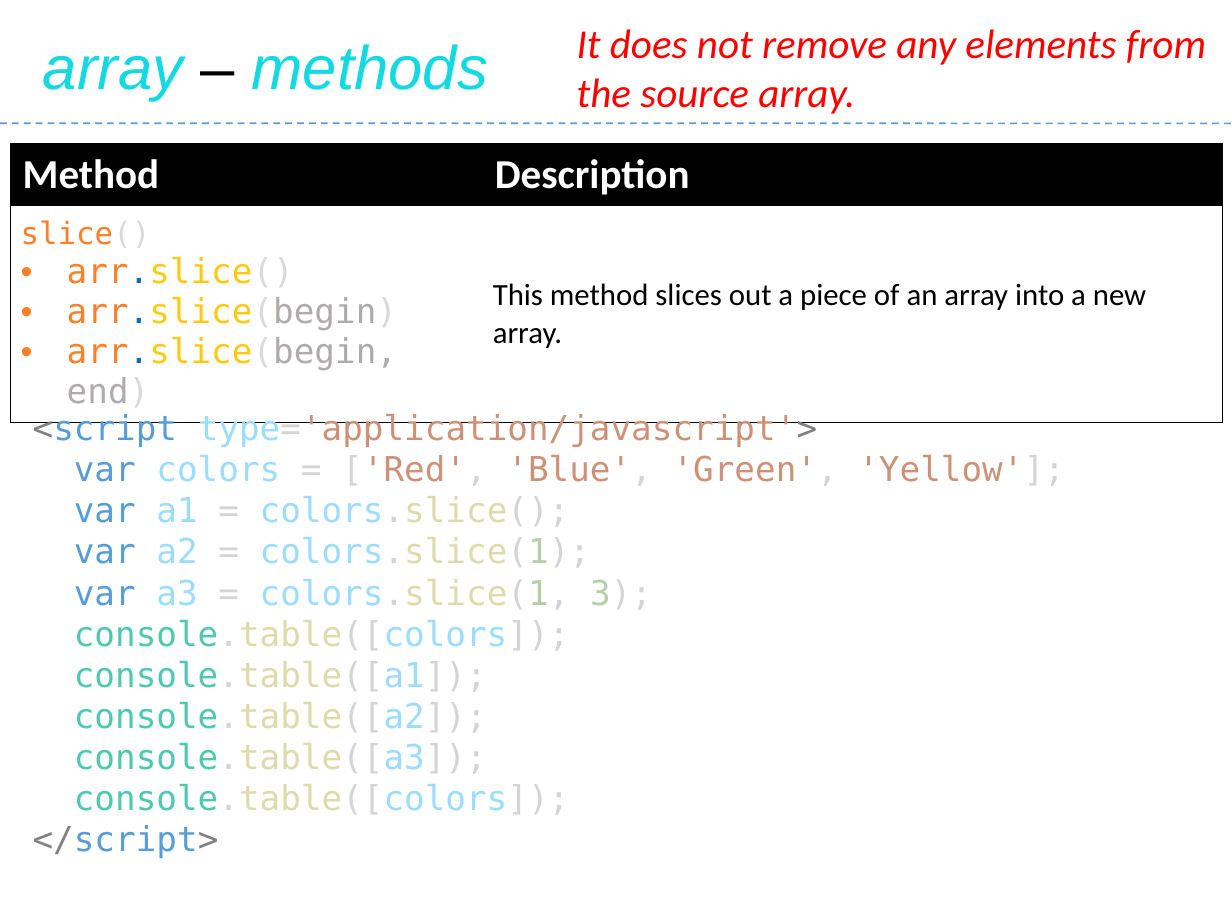
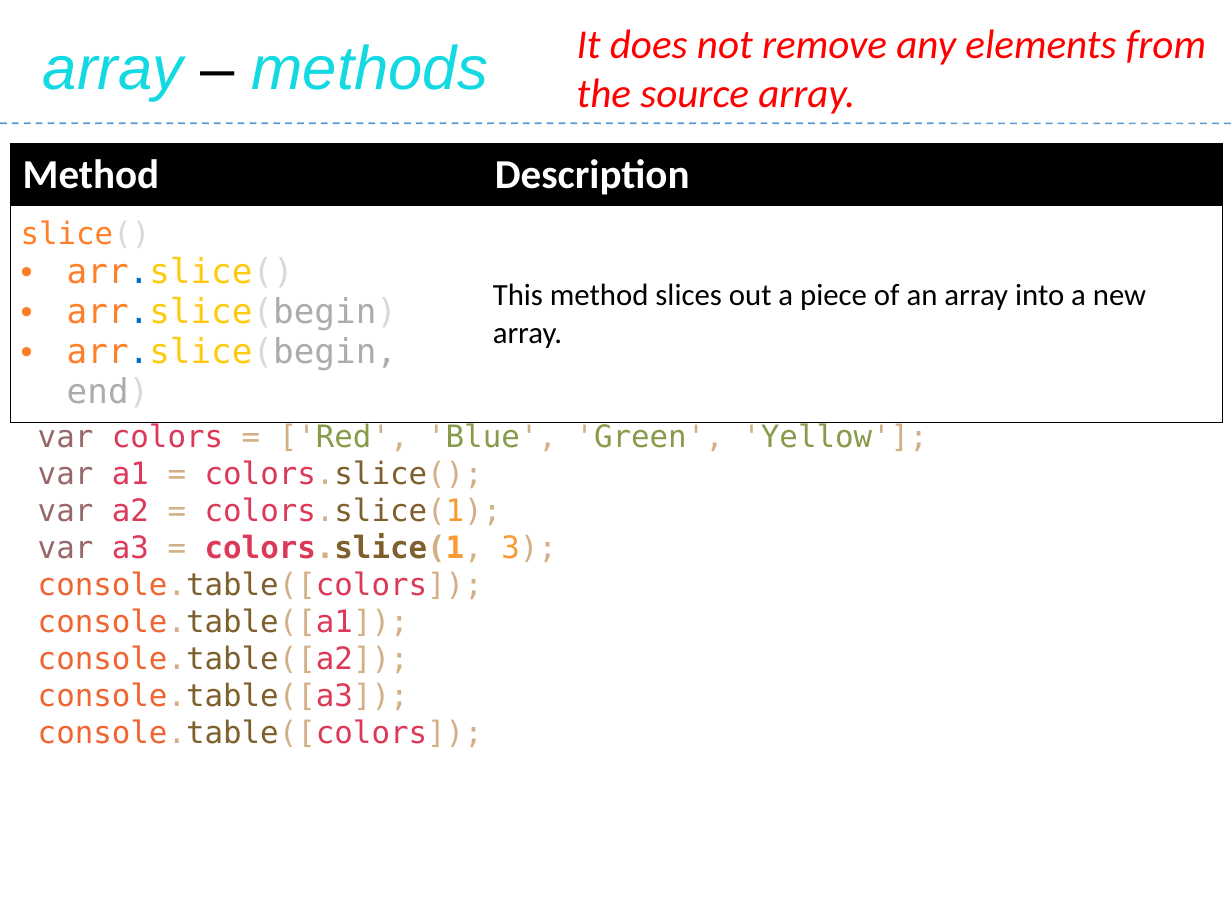
Before and after one commit to Saleel-Bagde/PPT-s, a slide deck: slide 160 of JavaScript.pptx (slide 159 before the commit). Drawn at 1232x924 pixels with LibreOffice and Linux fonts; fonts in the diff are those of the drawing. Boxes give left, top, right and bottom in pixels: in the first picture for what was removed or moved away, otherwise in the second. Text is boxed around its words. In the diff, an @@ line names an element or a change of style, - is before the commit and + after.

```diff
--- a/JavaScript.pptx
+++ b/JavaScript.pptx
@@ text "var colors = ['Red', 'Blue', ...": place and size @@
-text "var colors = ['Red', 'Blue', ..." at (33,414,1064,858)
+text "var colors = ['Red', 'Blue', ..." at (38,422,927,747)
@@ text "var colors = ['Red', 'Blue', ..." at (38,422,927,747): size 20 to 18 pt; text colour #569CD6 to #98676A in "var", "var", "var", "var"; text colour #9CDCFE to #DC3958 in "colors", "a1 colors.slice();", "a2 colors.slice(1);", "a3 colors.slice(1," and 5 more places; text colour #D4D4D4 to #D3AF86 in "= ['Red', 'Blue', 'Green', 'Yellow'];", "= colors.slice();", "= colors.slice(1);", "= colors.slice(1, 3);" and 5 more places; text colour #CE9178 to #D3AF86, text colour #CE9178 to #889B4A in "['Red', 'Blue', 'Green', 'Yellow'];"; text colour #DCDCAA to #7E602C in "colors.slice();", "colors.slice(1);", "colors.slice(1,", "console.table([colors]);" and 4 more places; text colour #B5CEA8 to #F79A32 in "colors.slice(1);", "colors.slice(1, 3);"; bold on in "colors.slice(1,"; text colour #4EC9B0 to #F06431 in "console.table([colors]);", "console.table([a1]);", "console.table([a2]);", "console.table([a3]);" and 1 more places @@
@@ text at (33,414,817,447): paragraph removed @@
-<script type='application/javascript'>
@@ text at (33,825,219,858): paragraph removed @@
-</script>
```
Also in this commit, not shown: 14 other slides changed, 1 slide added.
